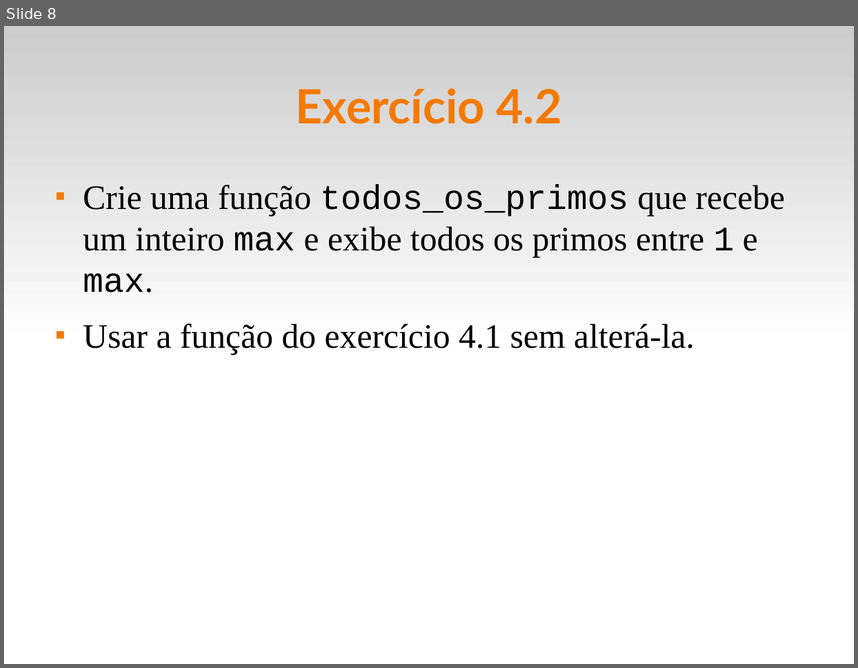
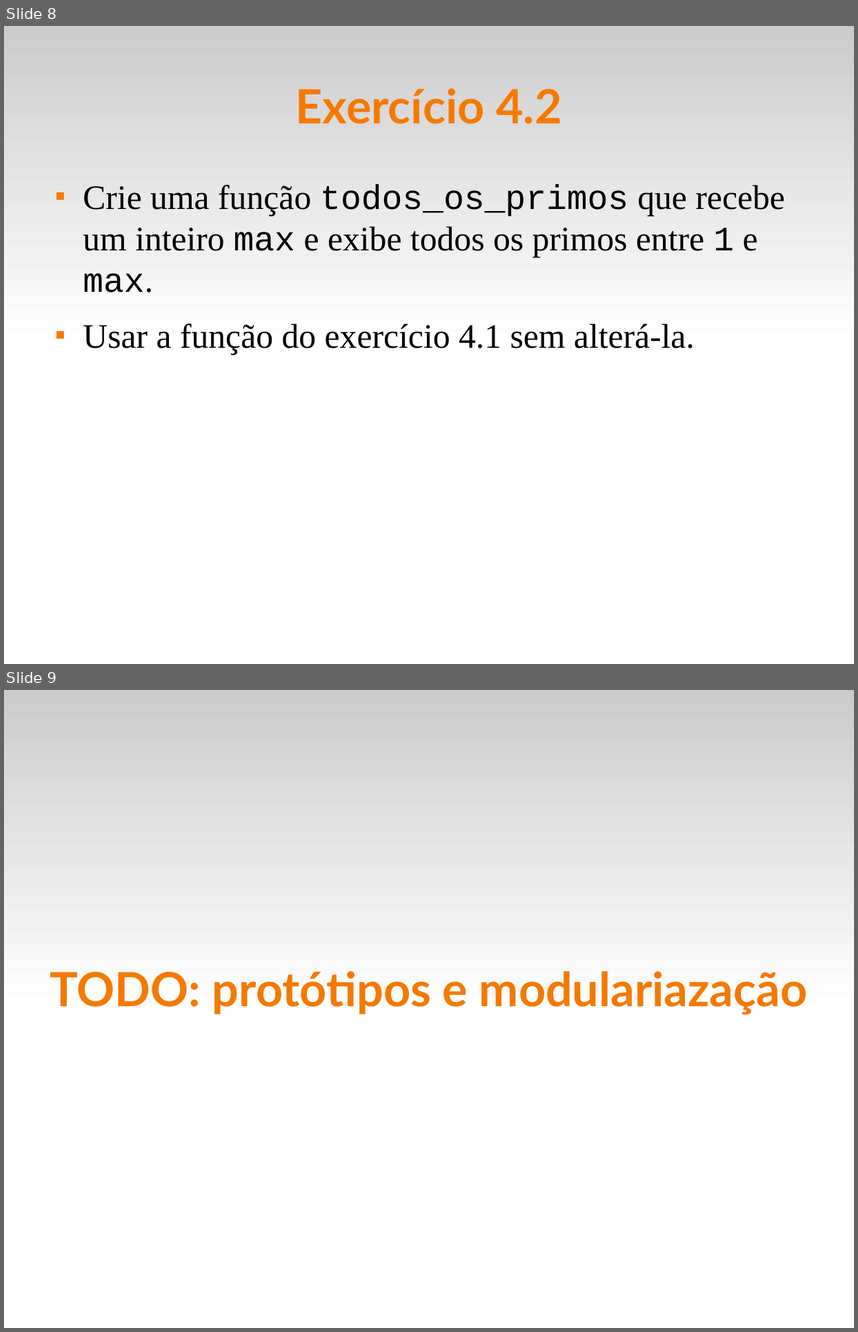
Before and after one commit to fsantanna-uerj/LP1, a slide deck: Slides/lp1-04-funcoes.odp. Shown one above the other, each under a label of ours: slide 8 before the commit, slides 8 and 9 after it. The pictures are 858x668 and 858x1332 pixels, drawn with LibreOffice and Linux fonts; fonts in the diff are those of the drawing. Boxes give left, top, right and bottom in pixels: in the first picture for what was removed or moved away, otherwise in the second. Text is boxed around its words. In the diff, an @@ line names an element or a change of style, - is before the commit and + after.

```diff
--- a/Slides/lp1-04-funcoes.odp
+++ b/Slides/lp1-04-funcoes.odp
@@ slide 9 added at [4,690,854,1328], background #FFFFFF; not listed: 1 template element that a slide beside it also shows @@
@@ title added at [50,971,807,1014], 44 pt, text #F57900, bold @@
+TODO: protótipos e modulariazação
```
Also in this commit, not shown: 5 other files.
